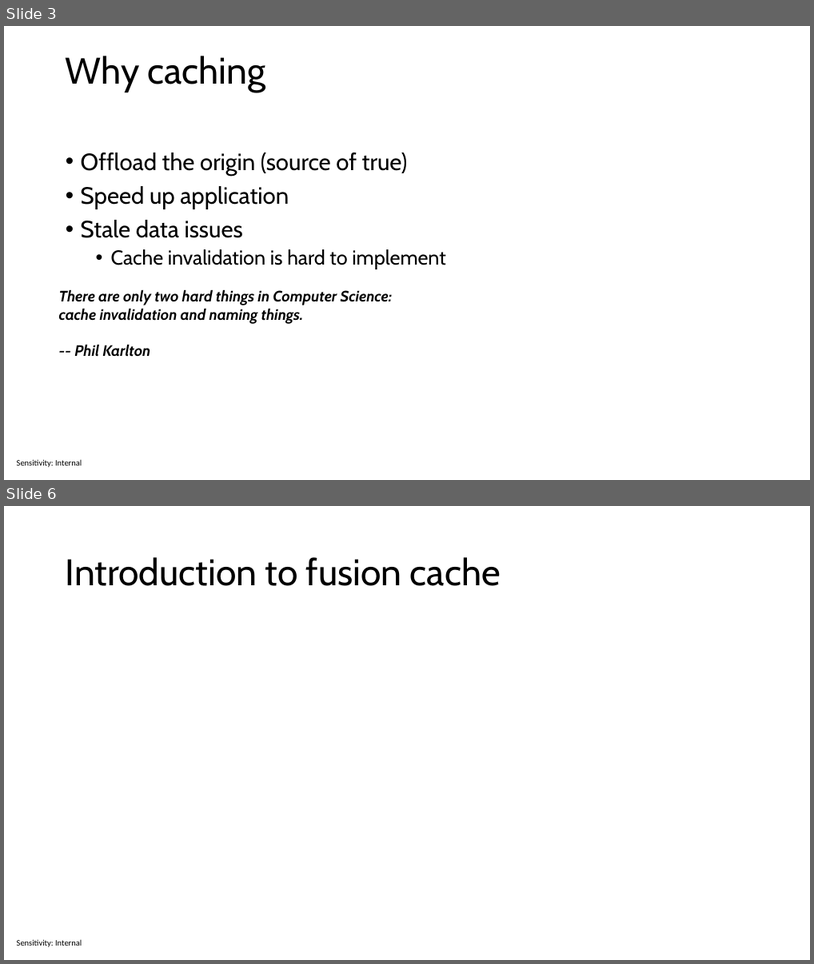
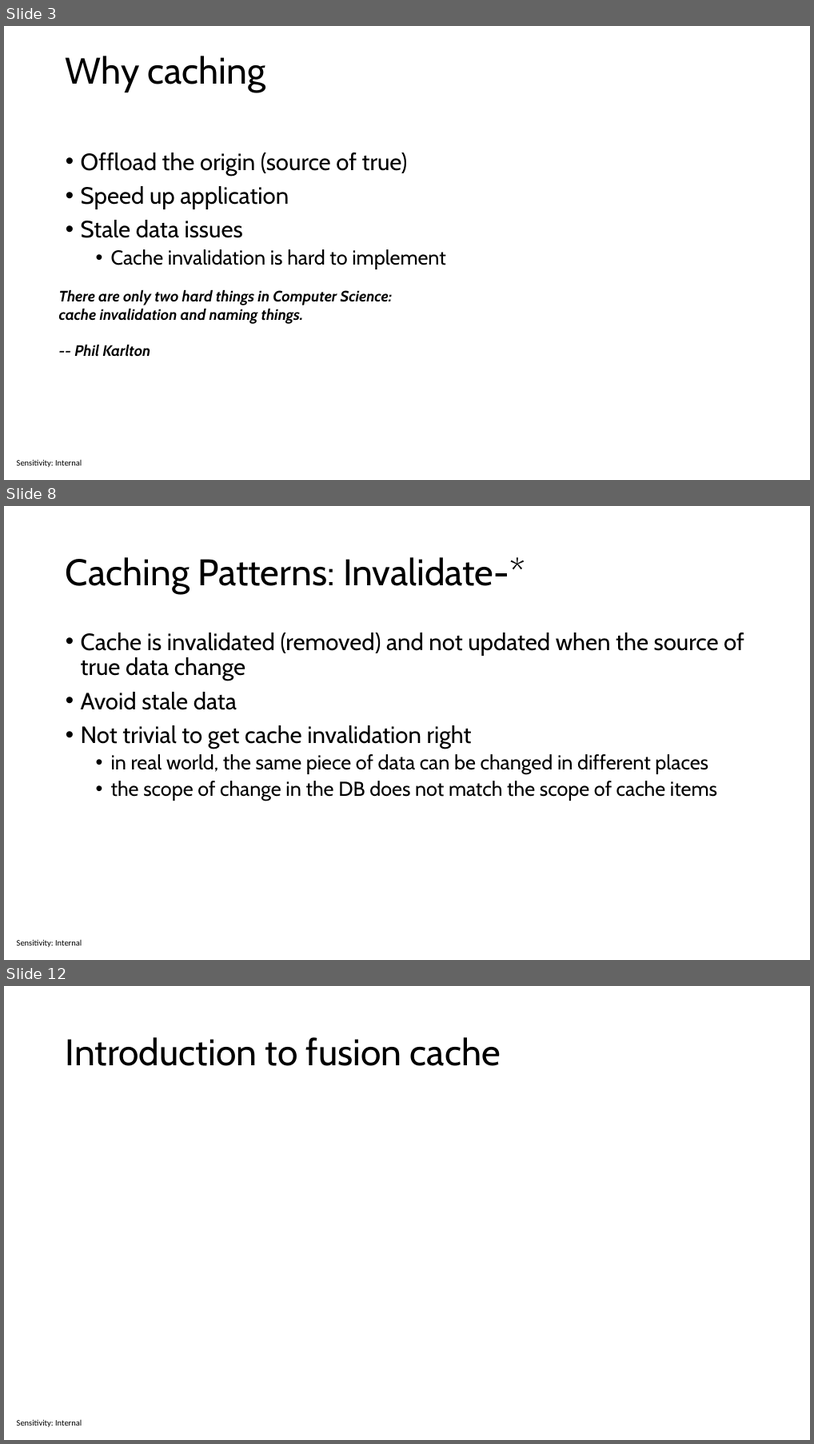
Before and after one commit to sabbadino/cache-like-a-pro-fusion-cache, a slide deck: cache-like-a-pro.pptx. Shown one above the other, each under a label of ours: slides 3 and 6 before the commit, slides 3, 8 and 12 after it; the slides between them are not shown. The pictures are 814x964 and 814x1444 pixels, drawn with LibreOffice and Linux fonts; fonts in the diff are those of the drawing. Boxes give left, top, right and bottom in pixels: in the first picture for what was removed or moved away, otherwise in the second. Text is boxed around its words. In the diff, an @@ line names an element or a change of style, - is before the commit and + after.

```diff
--- a/cache-like-a-pro.pptx
+++ b/cache-like-a-pro.pptx
@@ slide 8 added at (4,506,810,960), background #FFFFFF; not listed: 1 template element that a slide beside it also shows @@
@@ title added at (66,557,526,594), 44 pt, text #000000 @@
+Caching Patterns: Invalidate-*
@@ text added at (81,632,745,800), 28 pt, text #000000 @@
+• Cache is invalidated (removed) and not updated when the source of true data change
+• Avoid stale data
+• Not trivial to get cache invalidation right
+  • in real world, the same piece of data can be changed in different places
+  • the scope of change in the DB does not match the scope of cache items
@@ what was slide 6 is now slide 12 @@
```
Also in this commit, not shown: 1 slide changed, 6 other slides added, 1 slide removed.
